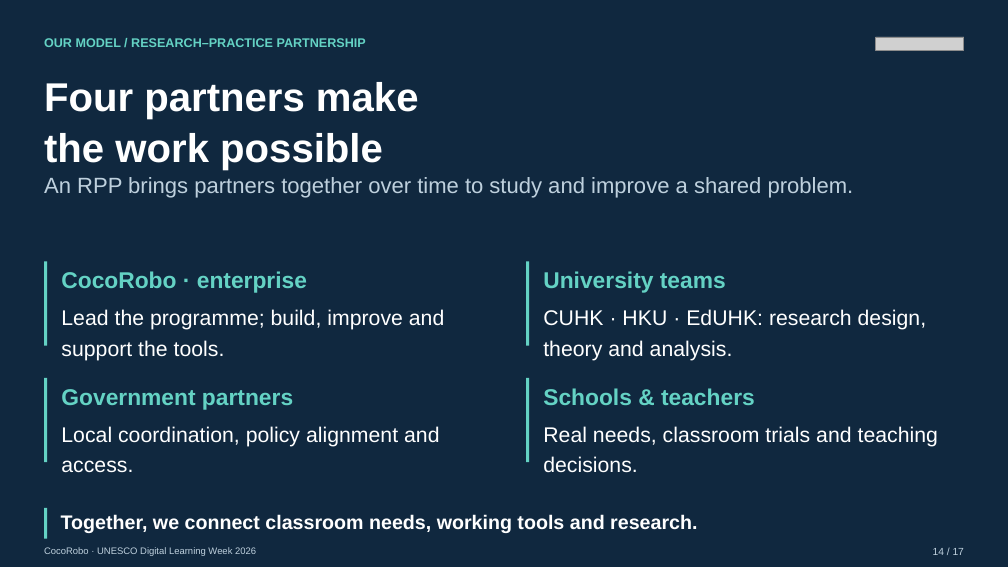
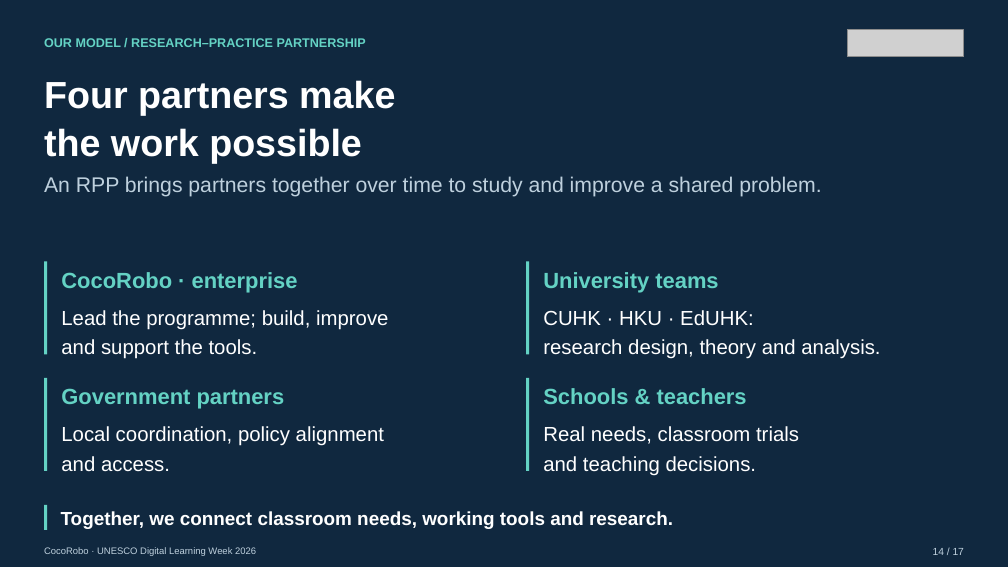
Before and after one commit to tonyxinvip/slides, a slide deck: slide 14 of teacher-agent-creators-10min/downloads/UNESCO_Teacher_AI_Agents_EN.pptx. Drawn at 1008x567 pixels with LibreOffice and Linux fonts; fonts in the diff are those of the drawing; grey boxes stand for pictures. Boxes give left, top, right and bottom in pixels: in the first picture for what was removed or moved away, otherwise in the second. Text is boxed around its words. In the diff, an @@ line names an element or a change of style, - is before the commit and + after.

Commit message:
Restore complete CocoRobo branding and add two roomier UNESCO deck layouts

```diff
--- a/teacher-agent-creators-10min/downloads/UNESCO_Teacher_AI_Agents_EN.pptx
+++ b/teacher-agent-creators-10min/downloads/UNESCO_Teacher_AI_Agents_EN.pptx
@@ picture: place and size @@
-picture at bbox=[876, 37, 964, 51]
+picture at bbox=[848, 30, 964, 57]
@@ text "Four partners make" at bbox=[44, 80, 395, 164]: size 38.2 to 35.9 pt @@
@@ text "An RPP brings partners together ..." at bbox=[44, 176, 821, 197]: size 21 to 20.2 pt; line spacing 1.2 to 1.22 @@
@@ rectangle: place and size @@
-rectangle at bbox=[44, 262, 47, 346]
+rectangle at bbox=[44, 262, 47, 355]
@@ rectangle: place and size @@
-rectangle at bbox=[526, 262, 529, 346]
+rectangle at bbox=[526, 262, 529, 355]
@@ text at bbox=[61, 310, 388, 359]: text changed; size 20.2 to 19.4 pt @@
-Lead the programme; build, improve and support the tools.
+Lead the programme; build, improve
+and support the tools.
@@ text at bbox=[543, 310, 880, 359]: text changed; size 20.2 to 19.4 pt @@
-CUHK · HKU · EdUHK: research design, theory and analysis.
+CUHK · HKU · EdUHK:
+research design, theory and analysis.
@@ rectangle: place and size @@
-rectangle at bbox=[44, 378, 47, 462]
+rectangle at bbox=[44, 378, 47, 471]
@@ rectangle: place and size @@
-rectangle at bbox=[526, 378, 529, 462]
+rectangle at bbox=[526, 378, 529, 471]
@@ size 21.8 to 20.9 pt; line spacing 1.2 to 1.22 in 4 elements at bbox=[61, 272, 298, 292], bbox=[543, 272, 718, 292], bbox=[61, 388, 285, 409], bbox=[543, 388, 747, 404] @@
@@ text at bbox=[61, 426, 384, 472]: text changed; size 20.2 to 19.4 pt @@
-Local coordination, policy alignment and access.
+Local coordination, policy alignment
+and access.
@@ text at bbox=[543, 426, 799, 476]: text changed; size 20.2 to 19.4 pt @@
-Real needs, classroom trials and teaching decisions.
+Real needs, classroom trials
+and teaching decisions.
@@ rectangle: place and size @@
-rectangle at bbox=[44, 508, 47, 539]
+rectangle at bbox=[44, 505, 47, 530]
@@ text "Together, we connect classroom needs, ..." at bbox=[61, 511, 673, 529]: size 18.8 to 18 pt; line spacing 1.2 to 1.18 @@
```
Also in this commit, not shown: 15 other slides changed, 11 other files.
